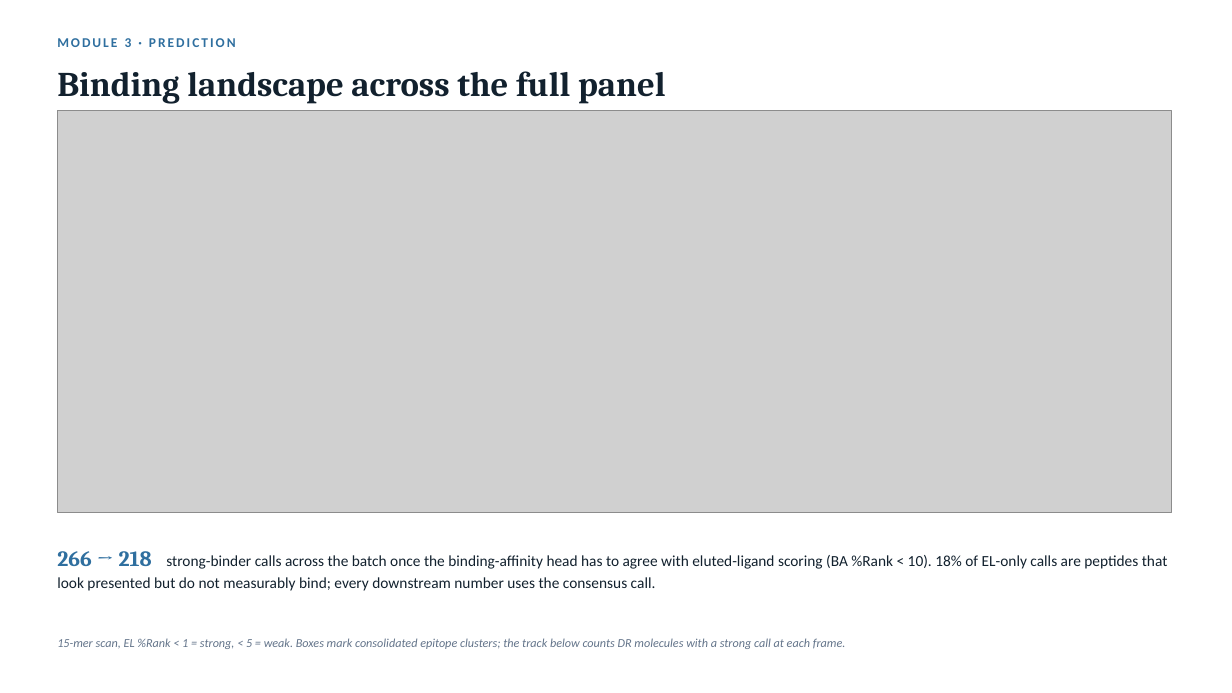
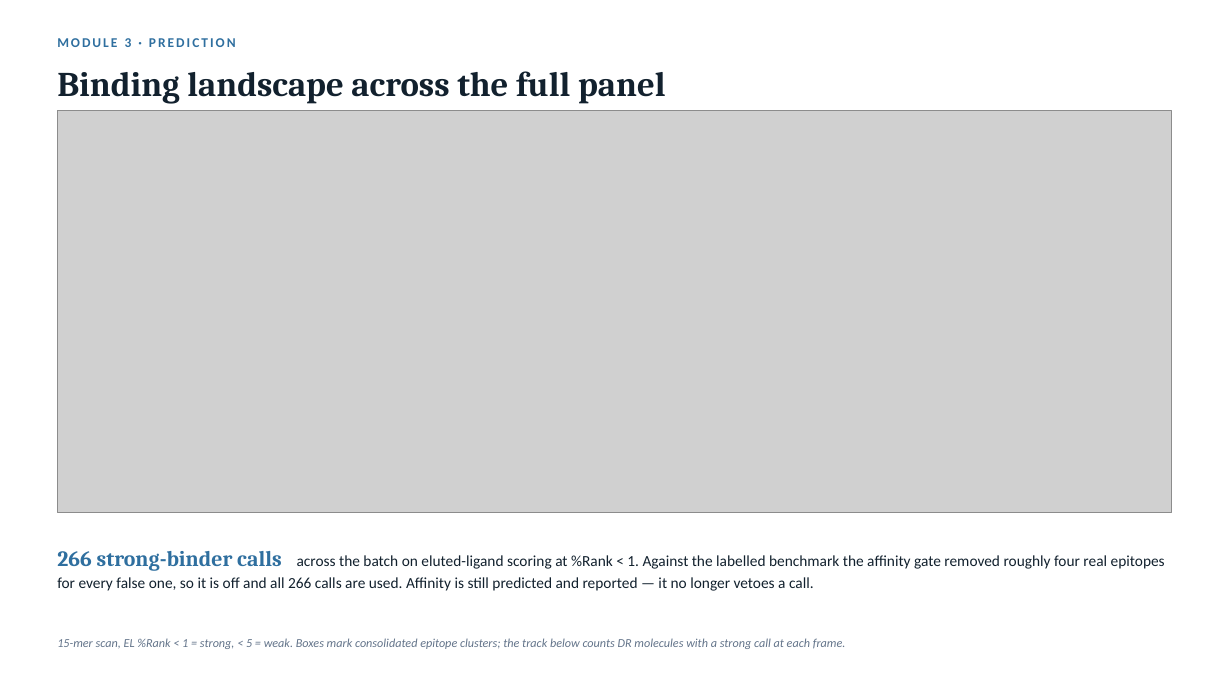
Before and after one commit to YuhaoWang-crypto/ClaudeCode, a slide deck: slide 5 of hla_ligand_immunogenicity/report.pptx. Drawn at 1232x693 pixels with LibreOffice and Linux fonts; fonts in the diff are those of the drawing; grey boxes stand for pictures. Boxes give left, top, right and bottom in pixels: in the first picture for what was removed or moved away, otherwise in the second. Text is boxed around its words. In the diff, an @@ line names an element or a change of style, - is before the commit and + after.

```diff
--- a/hla_ligand_immunogenicity/report.pptx
+++ b/hla_ligand_immunogenicity/report.pptx
@@ text at [57, 551, 1165, 591]: text changed @@
-266 → 218 strong-binder calls across the batch once the binding-affinity head has to agree with eluted-ligand scoring (BA %Rank < 10). 18% of EL-only calls are peptides that look presented but do not measurably bind; every downstream number uses the consensus call.
+266 strong-binder calls across the batch on eluted-ligand scoring at %Rank < 1. Against the labelled benchmark the affinity gate removed roughly four real epitopes for every false one, so it is off and all 266 calls are used. Affinity is still predicted and reported — it no longer vetoes a call.
```
Also in this commit, not shown: 5 other slides changed, 1 slide added, 25 other files.
